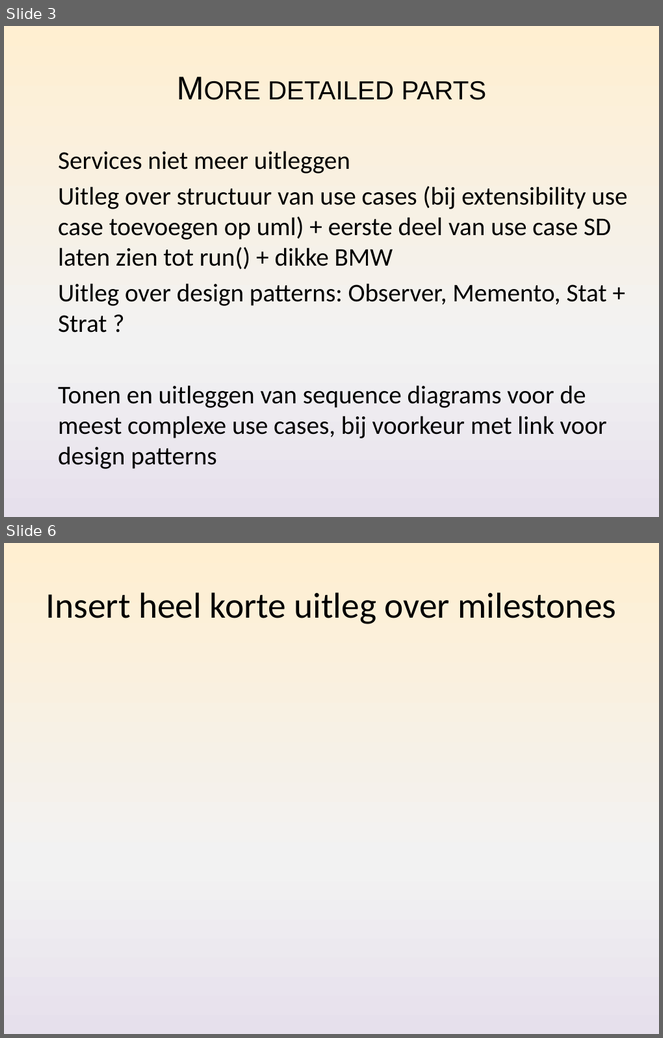
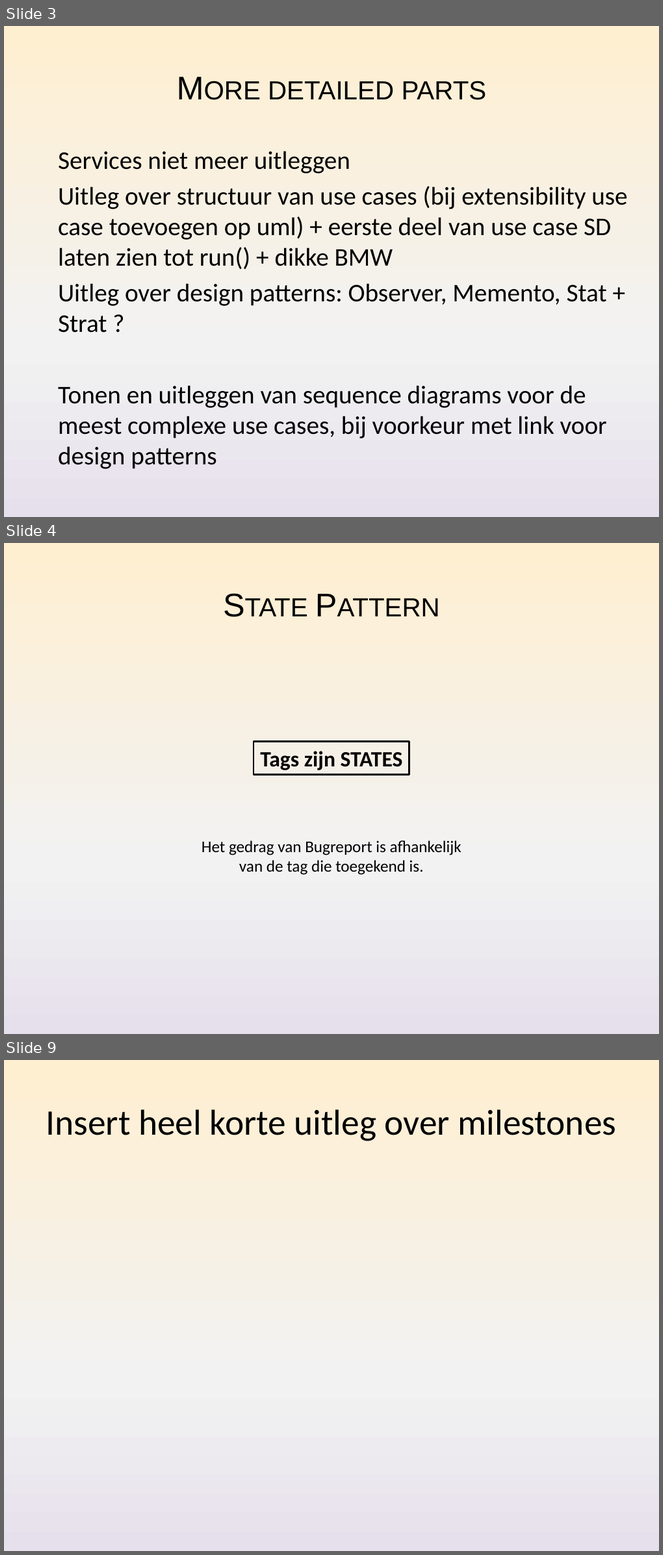
Before and after one commit to Nickelium/Software-Development, a slide deck: Presentaties/Iteratie 2/SWOP Presentatie 2 Inhoud.pptx. Shown one above the other, each under a label of ours: slides 3 and 6 before the commit, slides 3, 4 and 9 after it; the slides between them are not shown. The pictures are 663x1038 and 663x1555 pixels, drawn with LibreOffice and Linux fonts; fonts in the diff are those of the drawing. Boxes give left, top, right and bottom in pixels: in the first picture for what was removed or moved away, otherwise in the second. Text is boxed around its words. In the diff, an @@ line names an element or a change of style, - is before the commit and + after.

Commit message:
Presentatie deel Tags added

```diff
--- a/Presentaties/Iteratie 2/SWOP Presentatie 2 Inhoud.pptx
+++ b/Presentaties/Iteratie 2/SWOP Presentatie 2 Inhoud.pptx
@@ slide 4 added at (4,543,659,1034), background gradient #FFEFD1 to #F2F2F2 to #E6E0EC @@
@@ title added at (36,563,627,644), 36 pt, text #000000, small capitals @@
+State Pattern
@@ rectangle added at (254,742,410,775), outline #000000 2 pt, 24 pt, text #000000, bold @@
+Tags zijn STATES
@@ text added at (202,841,462,875), 18 pt, text #000000 @@
+Het gedrag van Bugreport is afhankelijk van de tag die toegekend is.
@@ what was slide 6 is now slide 9 @@
```
Also in this commit, not shown: 1 slide changed, 3 other slides added, 1 slide removed, 8 other files.
